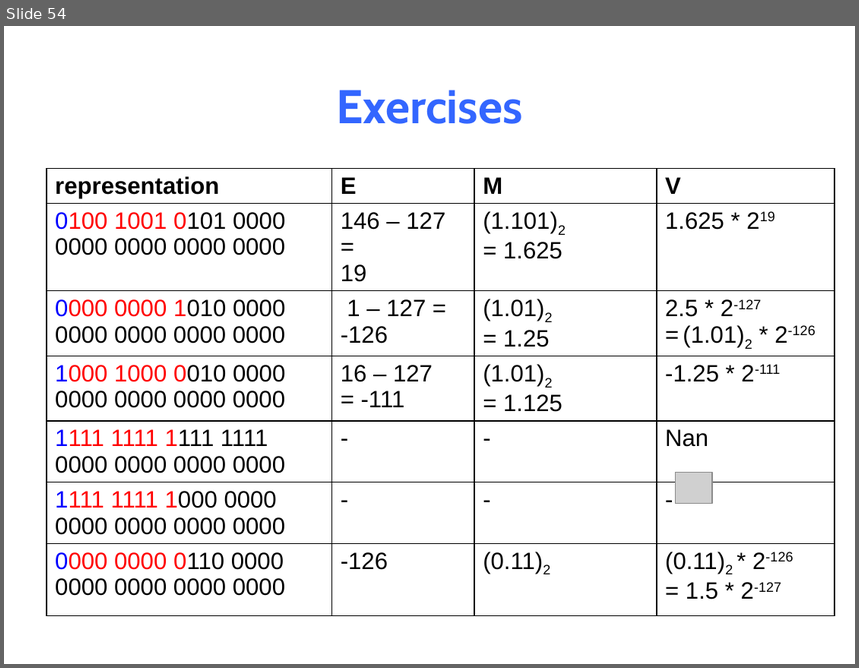
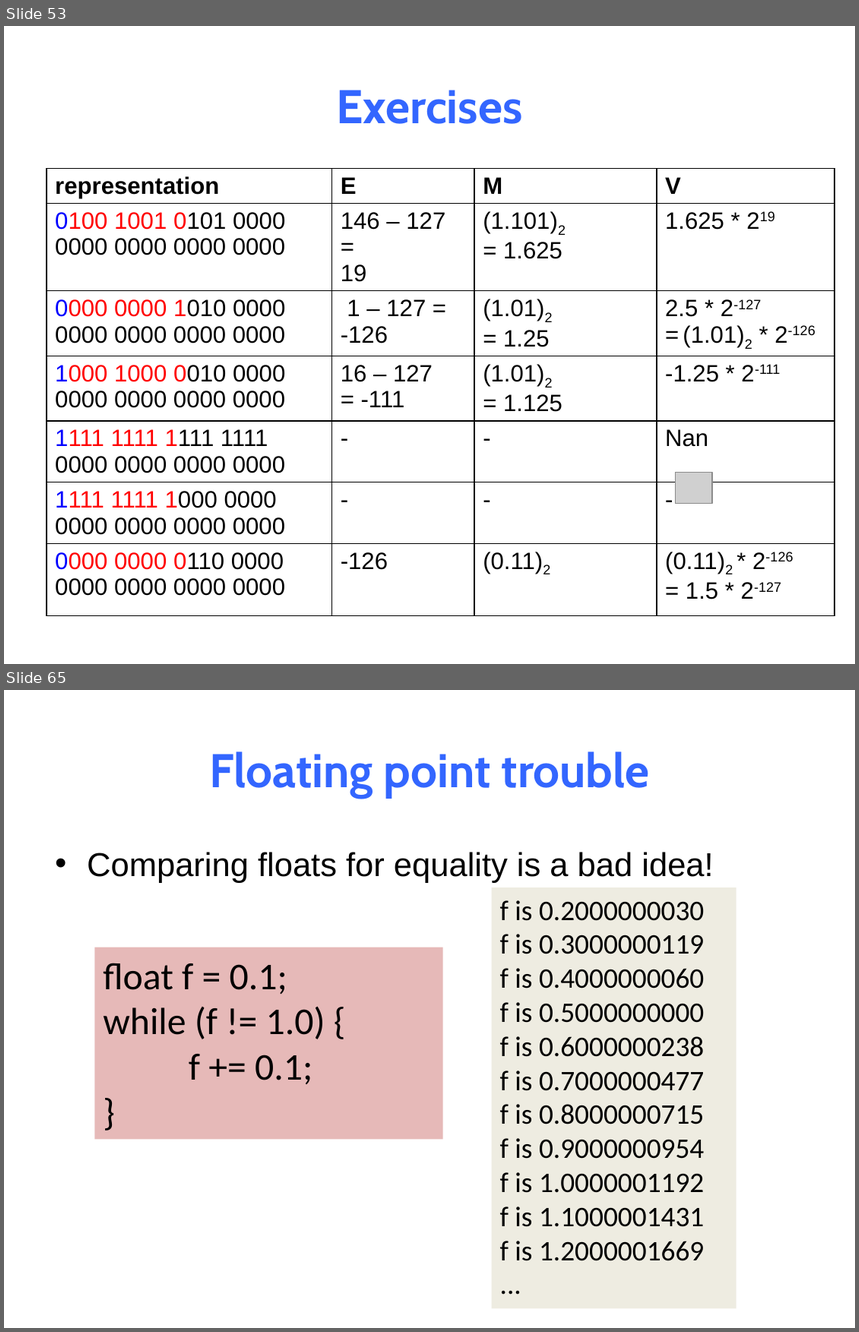
Before and after one commit to NYU-CSO/nyu-cso.github.io, a slide deck: notes/03-floats.pptx. Shown one above the other, each under a label of ours: slide 54 before the commit, slides 53 and 65 after it; the slides between them are not shown. The pictures are 859x668 and 859x1332 pixels, drawn with LibreOffice and Linux fonts; fonts in the diff are those of the drawing; grey boxes stand for pictures. Boxes give left, top, right and bottom in pixels: in the first picture for what was removed or moved away, otherwise in the second. Text is boxed around its words. In the diff, an @@ line names an element or a change of style, - is before the commit and + after.

```diff
--- a/notes/03-floats.pptx
+++ b/notes/03-floats.pptx
@@ slide 65 added at bbox=[4, 690, 855, 1328], background #FFFFFF @@
@@ title added at bbox=[209, 752, 650, 798], 40 pt, text #3366FF, bold @@
+Floating point trouble
@@ text added at bbox=[87, 852, 713, 883], 28 pt, text #000000 @@
+• Comparing floats for equality is a bad idea!
@@ rectangle added at bbox=[492, 888, 737, 1309], fill #EEECE1, 24 pt, text #000000 @@
+f is 0.2000000030
+f is 0.3000000119
+f is 0.4000000060
+f is 0.5000000000
+f is 0.6000000238
+f is 0.7000000477
+f is 0.8000000715
+f is 0.9000000954
+f is 1.0000001192
+f is 1.1000001431
+f is 1.2000001669
+...
@@ rectangle added at bbox=[95, 947, 443, 1139], fill #E6B9B8, 32 pt, text #000000 @@
+float f = 0.1;
+while (f != 1.0) {
+f += 0.1;
+}
@@ what was slide 54 is now slide 53 @@
```
Also in this commit, not shown: 3 slides changed, 11 other slides added, 19 slides removed, 1 other file.
